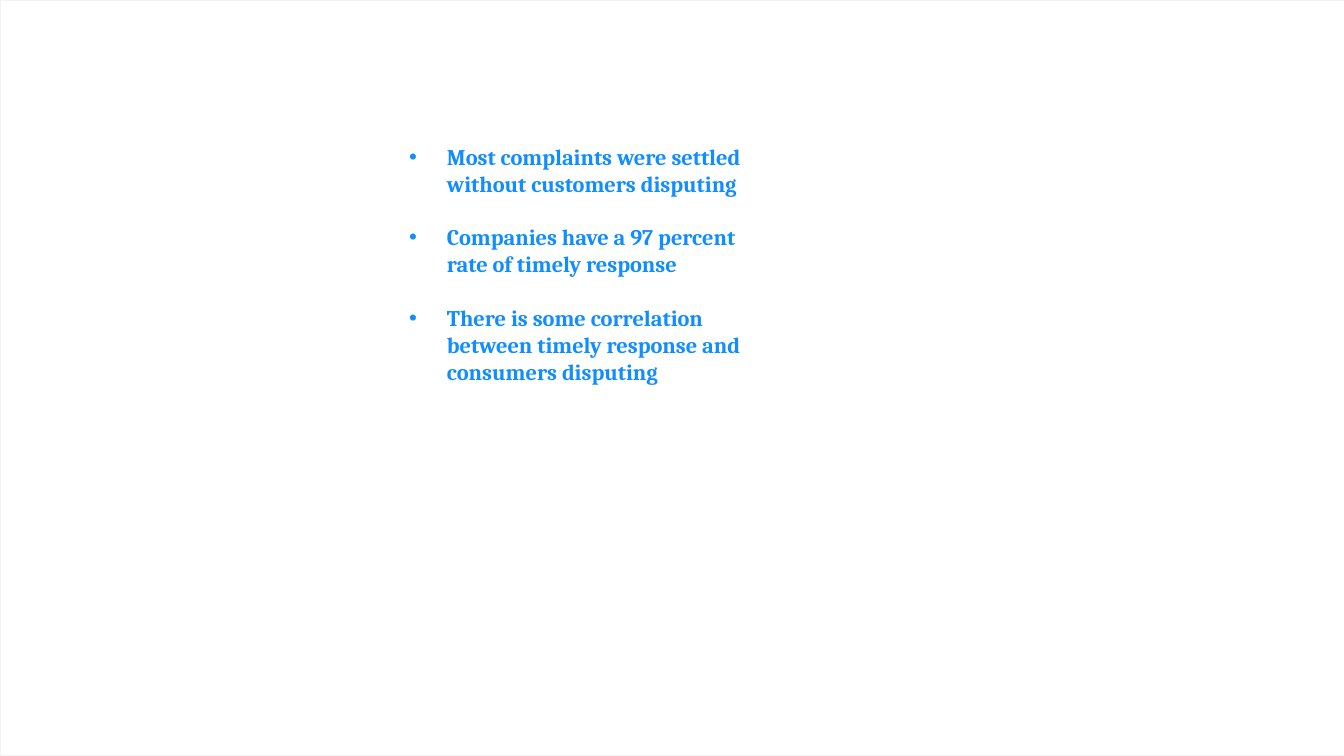
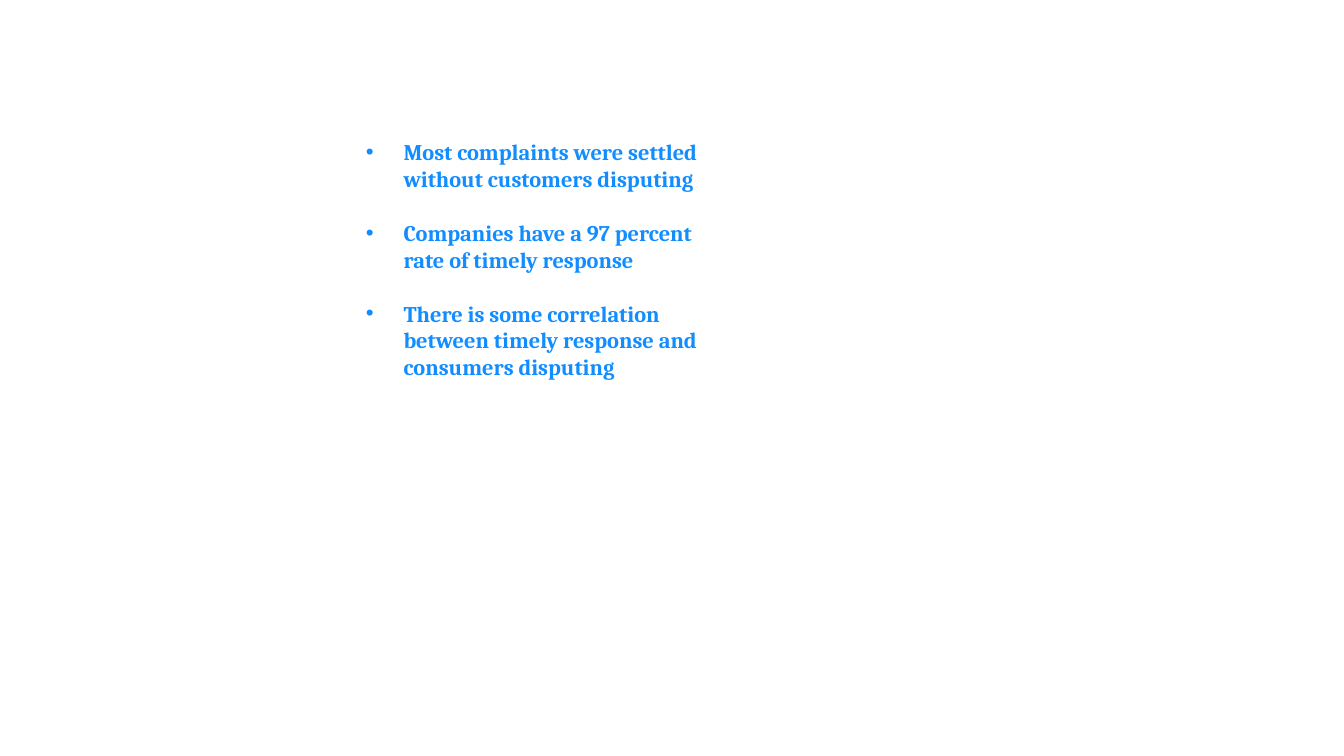
Before and after one commit to Tobi-Ade/Machine-Learning-Deployment, a slide deck: slide 9 of Consumer Complaints.pptx. Drawn at 1344x756 pixels with LibreOffice and Linux fonts; fonts in the diff are those of the drawing; background and template pictures are left out. Boxes give left, top, right and bottom in pixels: in the first picture for what was removed or moved away, otherwise in the second. Text is boxed around its words. In the diff, an @@ line names an element or a change of style, - is before the commit and + after.

```diff
--- a/Consumer Complaints.pptx
+++ b/Consumer Complaints.pptx
@@ rectangle removed at <box>0,0,1344,756</box> @@
@@ text "Most complaints were settled without ...": place and size @@
-text "Most complaints were settled without ..." at <box>447,149,741,385</box>
+text "Most complaints were settled without ..." at <box>404,144,697,380</box>
```
Also in this commit, not shown: 8 other slides changed, 3 slides removed, 1 other file.
